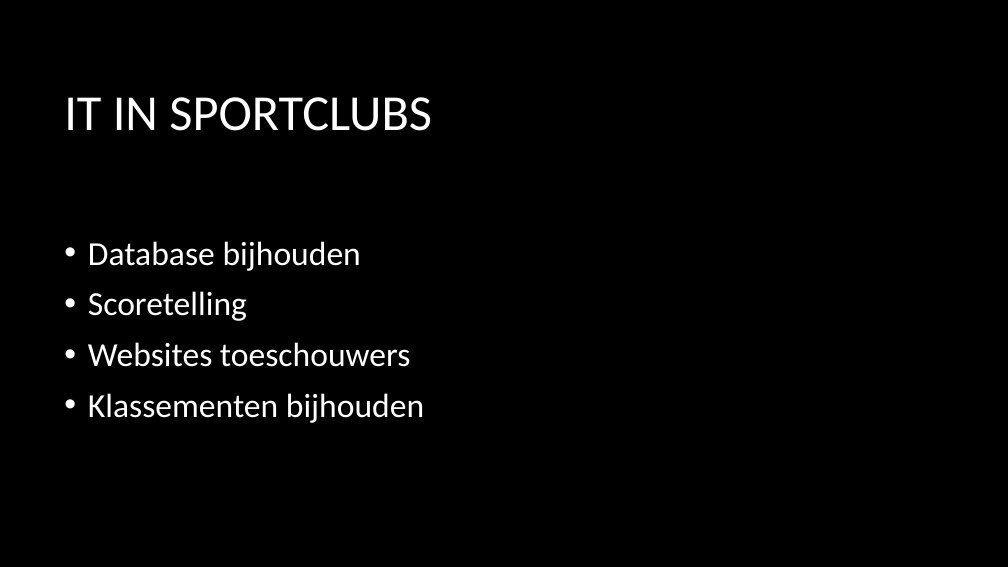
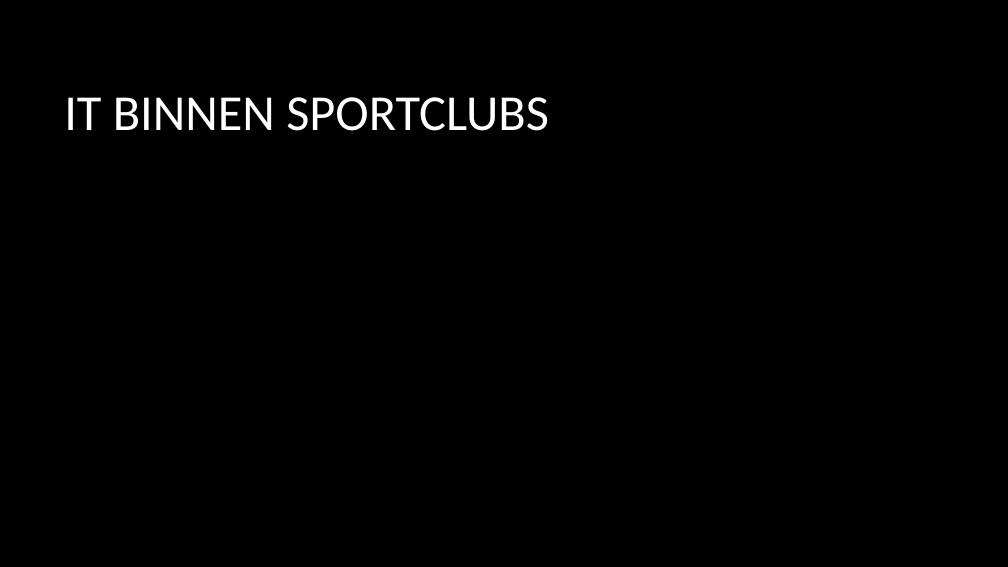
Before and after one commit to BasDM/PresentatiePM, a slide deck: slide 5 of Presentatie_powerpoint.pptx. Drawn at 1008x567 pixels with LibreOffice and Linux fonts; fonts in the diff are those of the drawing; background and template pictures are left out. Boxes give left, top, right and bottom in pixels: in the first picture for what was removed or moved away, otherwise in the second. Text is boxed around its words. In the diff, an @@ line names an element or a change of style, - is before the commit and + after.

Commit message:
Update powerpoint

```diff
--- a/Presentatie_powerpoint.pptx
+++ b/Presentatie_powerpoint.pptx
@@ title at (64,97,549,131): text changed @@
-IT IN SPORTCLUBS
+IT BINNEN SPORTCLUBS
@@ text removed at (88,241,424,423) @@
-• Database bijhouden
-• Scoretelling
-• Websites toeschouwers
-• Klassementen bijhouden
```
Also in this commit, not shown: 2 other slides changed, 2 slides added, 2 slides removed.
